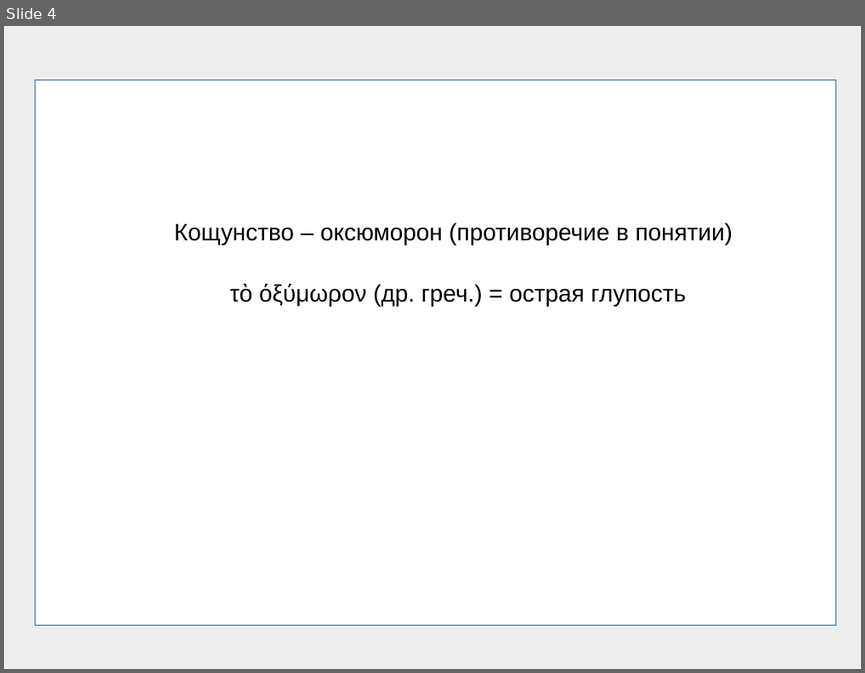
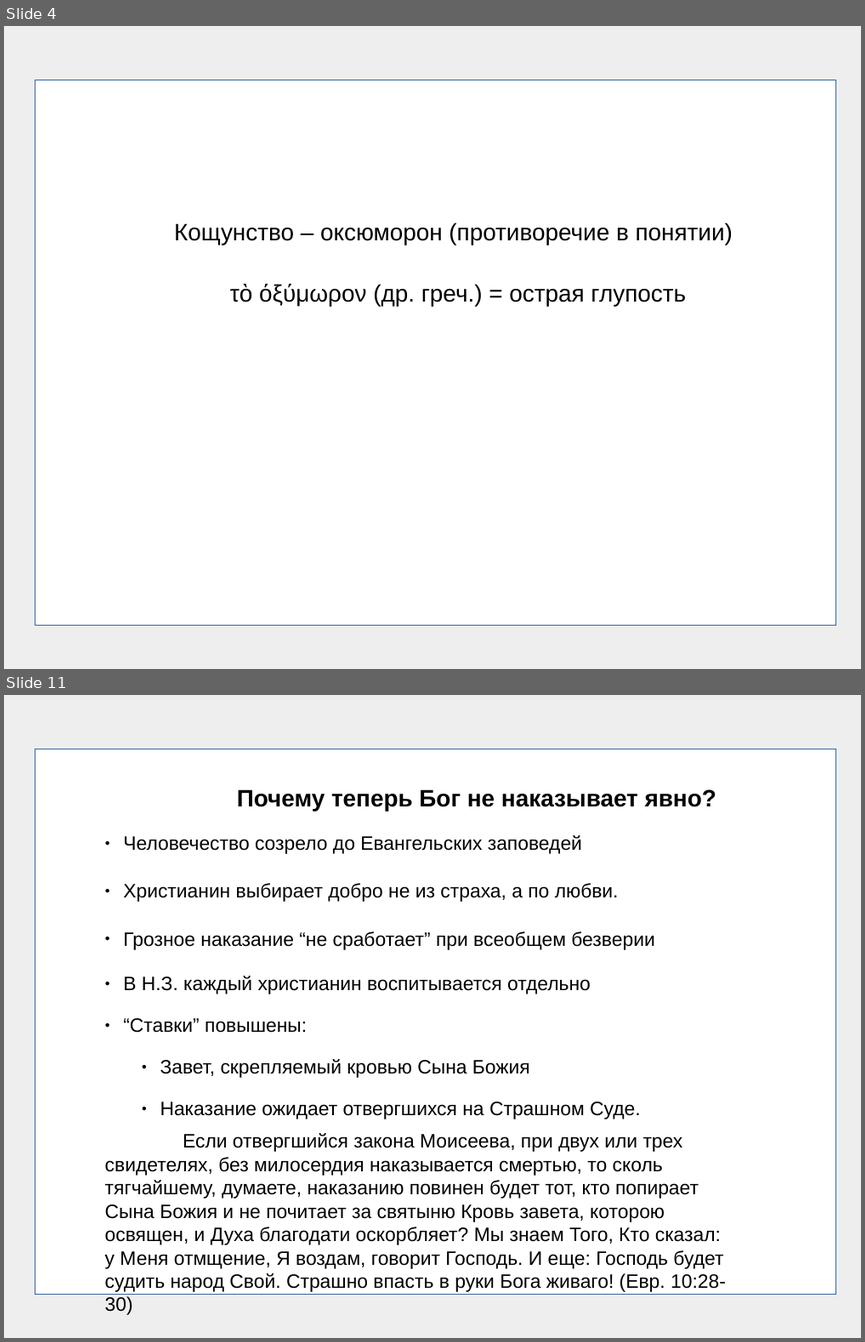
Before and after one commit to frpaul/ob, a slide deck: presentations/blasphemy01.odp. Shown one above the other, each under a label of ours: slide 4 before the commit, slides 4 and 11 after it; the slides between them are not shown. The pictures are 865x673 and 865x1342 pixels, drawn with LibreOffice and Linux fonts; fonts in the diff are those of the drawing. Boxes give left, top, right and bottom in pixels: in the first picture for what was removed or moved away, otherwise in the second. Text is boxed around its words. In the diff, an @@ line names an element or a change of style, - is before the commit and + after.

```diff
--- a/presentations/blasphemy01.odp
+++ b/presentations/blasphemy01.odp
@@ slide 11 added at bbox=[4, 695, 861, 1338], background #EEEEEE @@
@@ rectangle added at bbox=[35, 749, 836, 1293], fill #FFFFFF, outline #3465A4 0 pt @@
@@ text added at bbox=[237, 789, 716, 811], 22 pt, text #000000, bold @@
+Почему теперь Бог не наказывает явно?
@@ text added at bbox=[105, 835, 726, 1315], 18 pt, text #000000 @@
+● Человечество созрело до Евангельских заповедей
+● Христианин выбирает добро не из страха, а по любви.
+● Грозное наказание “не сработает” при всеобщем безверии
+● В Н.З. каждый христианин воспитывается отдельно
+● “Ставки” повышены:
+    ● Завет, скрепляемый кровью Сына Божия
+    ● Наказание ожидает отвергшихся на Страшном Суде.
+Если отвергшийся закона Моисеева, при двух или трех свидетелях, без милосердия наказывается смертью, то сколь тягчайшему, думаете, наказанию повинен будет тот, кто попирает Сына Божия и не почитает за святыню Кровь завета, которою освящен, и Духа благодати оскорбляет? Мы знаем Того, Кто сказал: у Меня отмщение, Я воздам, говорит Господь. И еще: Господь будет судить народ Свой. Страшно впасть в руки Бога живаго! (Евр. 10:28-30)
```
Also in this commit, not shown: 3 slides changed, 10 other slides added, 2 slides removed, 5 other files.
